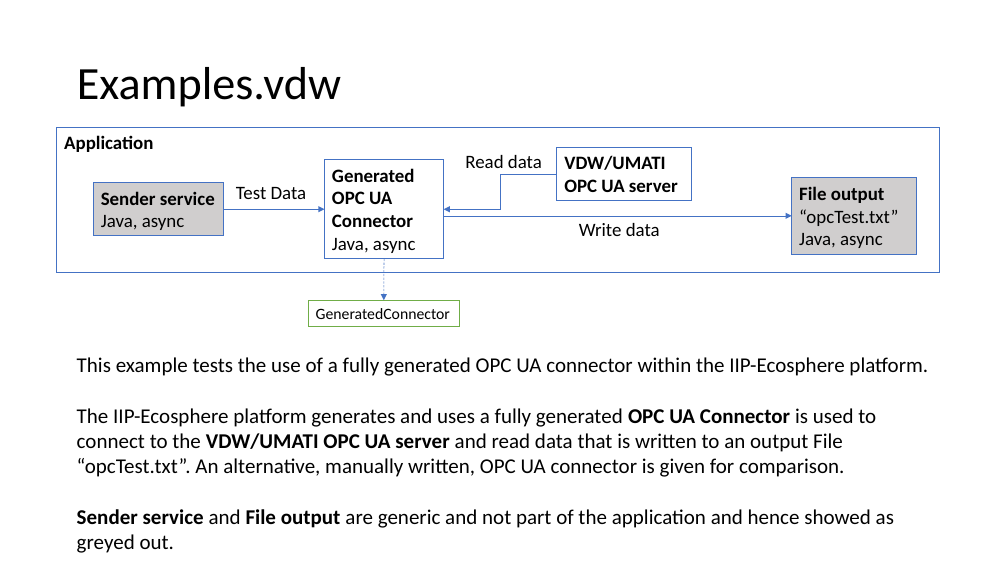
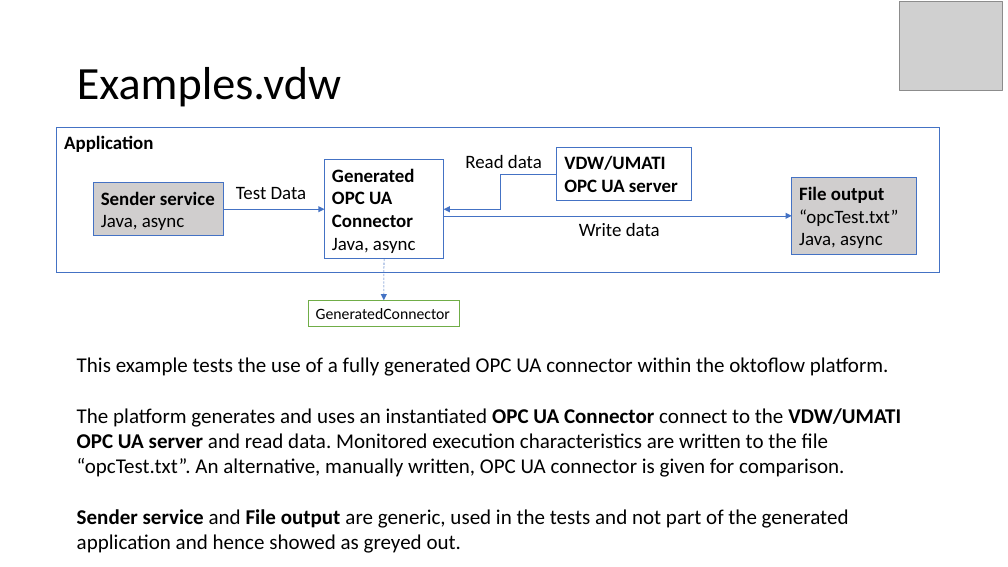
Before and after one commit to iip-ecosphere/platform, a slide deck: slide 1 of platform/examples/examples.vdw/docs/Examples_VDW.pptx. Drawn at 1008x567 pixels with LibreOffice and Linux fonts; fonts in the diff are those of the drawing; grey boxes stand for pictures. Boxes give left, top, right and bottom in pixels: in the first picture for what was removed or moved away, otherwise in the second. Text is boxed around its words. In the diff, an @@ line names an element or a change of style, - is before the commit and + after.

```diff
--- a/platform/examples/examples.vdw/docs/Examples_VDW.pptx
+++ b/platform/examples/examples.vdw/docs/Examples_VDW.pptx
@@ picture added at (900, 2, 1003, 90) @@
@@ text at (77, 357, 901, 553): text changed @@
-This example tests the use of a fully generated OPC UA connector within the IIP-Ecosphere platform.
-The IIP-Ecosphere platform generates and uses a fully generated OPC UA Connector is used to connect to the VDW/UMATI OPC UA server and read data that is written to an output File “opcTest.txt”. An alternative, manually written, OPC UA connector is given for comparison.
-Sender service and File output are generic and not part of the application and hence showed as greyed out.
+This example tests the use of a fully generated OPC UA connector within the oktoflow platform.
+The platform generates and uses an instantiated OPC UA Connector connect to the VDW/UMATI OPC UA server and read data. Monitored execution characteristics are written to the file “opcTest.txt”. An alternative, manually written, OPC UA connector is given for comparison.
+Sender service and File output are generic, used in the tests and not part of the generated application and hence showed as greyed out.
```
Also in this commit, not shown: 16 other files.
